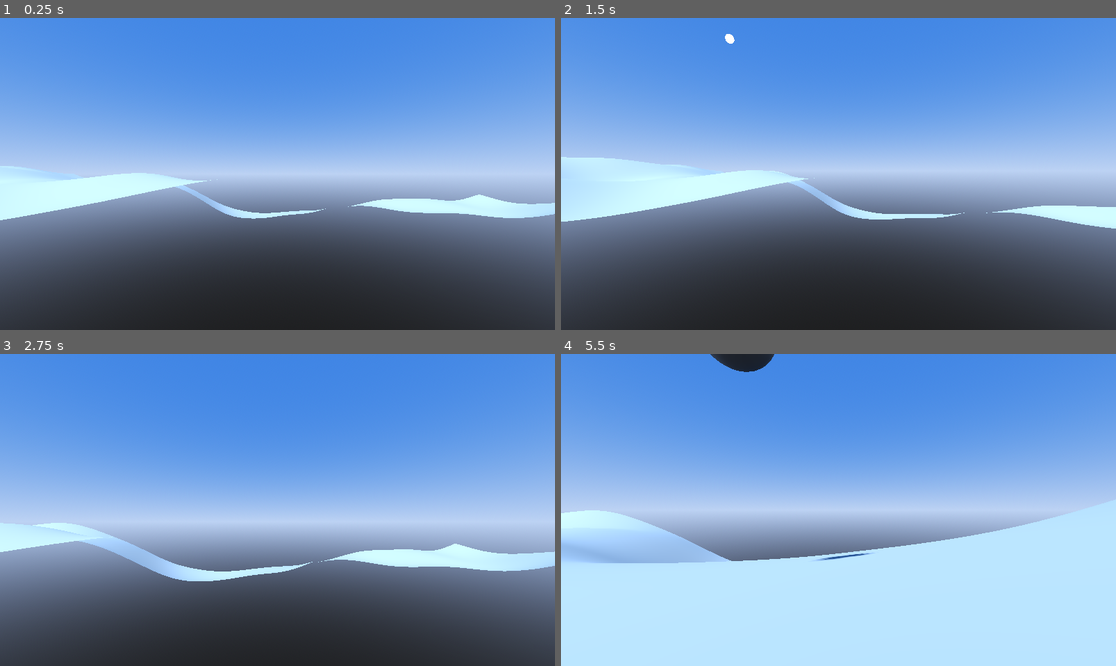
Above: before the commit, frames 1-4 (two rows, left to right).
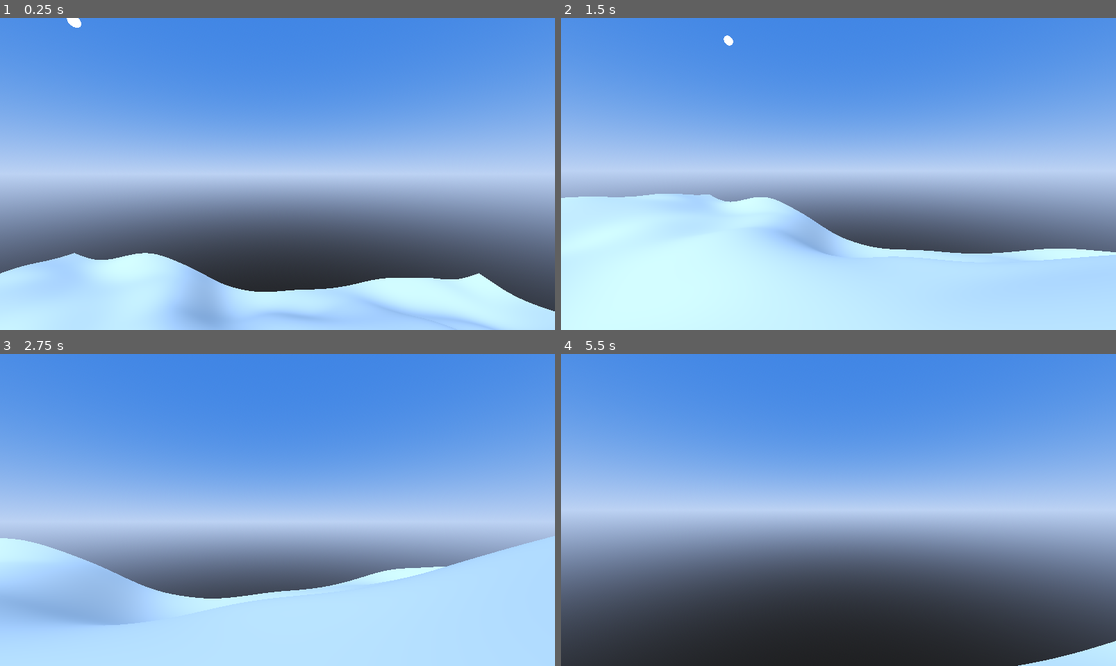
Above: after the commit, the same moments.

Repository: nialljmiller/WonkyLands
Game: Godot game, scene res://terrain_generator.tscn
Same seed, same stepped clock (60 frames per second), same inputs: the game is played once before the commit and once after it.
Inputs (mouse positions are in pixels of both pictures, inside the frame that each line leads up to):
- Up to frame 1 (0.25 s): no input
- Up to frame 2 (1.5 s): tap Enter (ui_accept) at 0.5, 0.77 s; move the mouse to (866, 174) at 0.52 s; hold Up (ui_up) from 0.53 s (still down); move the mouse to (810, 174) at 1.27 s
- Up to frame 3 (2.75 s): keep holding Up (ui_up); tap Enter (ui_accept) at 1.52 s; move the mouse to (288, 503) at 2.02 s
- Up to frame 4 (5.5 s): keep holding Up (ui_up); move the mouse to (832, 516) at 2.77 s; tap Enter (ui_accept) at 3.02, 3.77, 4.52 s; move the mouse to (877, 513) at 3.52 s; move the mouse to (794, 506) at 4.27 s; move the mouse to (844, 510) at 5.02 s

The runs differ from the first frame. In frame 1, 22% of the frame differs, in the area x 0-100%, y 0-100%; in frame 2, 37%; in frame 3, 33%; in frame 4, 41%.

Commit message:
auto update

Diff:
--- a/TerrainGenerator.gd
+++ b/TerrainGenerator.gd
@@ -219,7 +219,7 @@
 	# Return reference for further configuration
 	return static_body
 
-# Add this after your generate_terrain() function
+# Modified add_player_to_scene function
 func add_player_to_scene():
 	# Create player character
 	var player = CharacterBody3D.new()
@@ -241,11 +241,6 @@
 	mesh.mesh = capsule_mesh
 	player.add_child(mesh)
 
-	# Add camera
-	var camera = Camera3D.new()
-	camera.position = Vector3(0, 0.7, 0)
-	player.add_child(camera)
-
 	# Set starting position (high above terrain)
 	player.position = Vector3(0, 50, 0)
 
@@ -254,6 +249,13 @@
 
 	# Add to scene
 	add_child(player)
+
+	# Move the existing camera to be a child of the player
+	var camera = get_node("Camera3D")
+	if camera:
+		remove_child(camera)
+		player.add_child(camera)
+		camera.position = Vector3(0, 0.7, 0)  # Position it at the player's head level
 
 # Add to TerrainGenerator script
 func apply_height_based_texturing():
